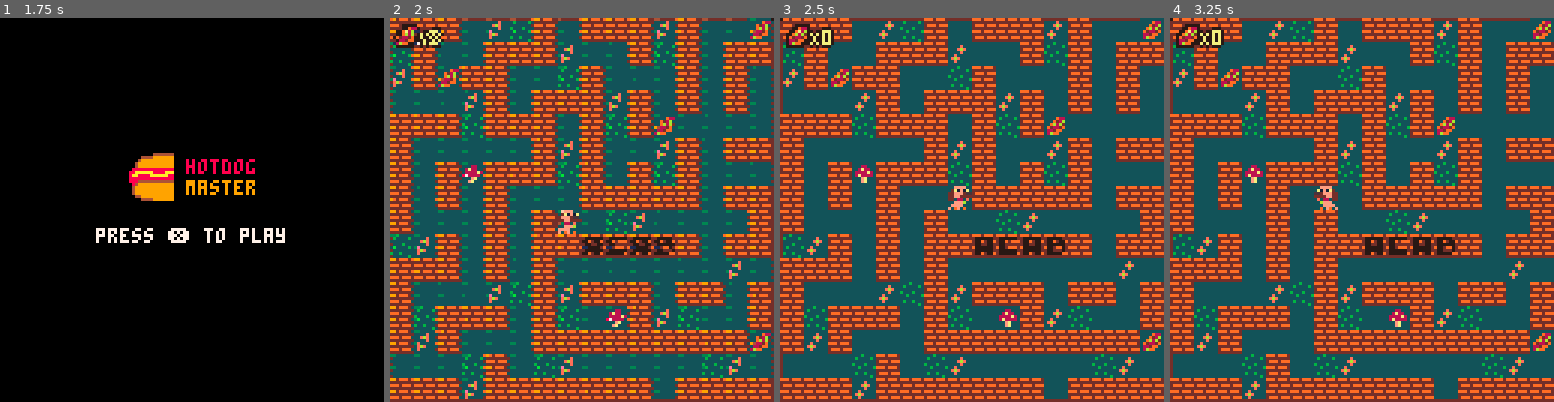
Above: before the commit, frames 1-4 (left to right).
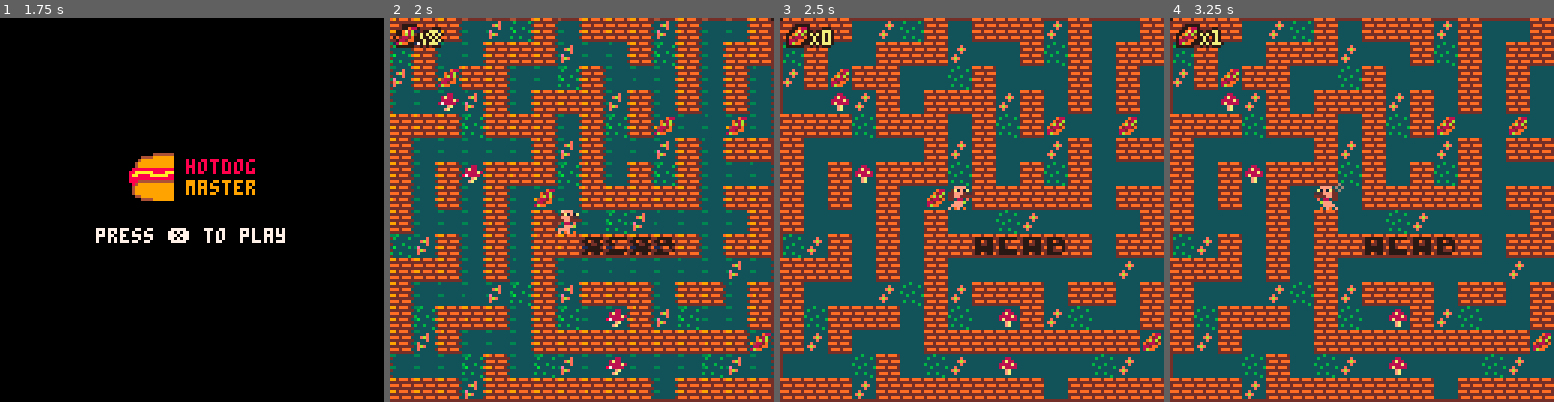
Above: after the commit, the same moments.

Repository: justine-rgl/projet_ada_jeu_pico8
Game: PICO-8 cartridge hotdog2.p8
Same seed, same stepped clock (60 frames per second), same inputs: the game is played once before the commit and once after it.
Inputs:
- Up to frame 1 (1.75 s): tap X (X key) at 0.33, 1.07 s; hold Right from 1.6 s (still down)
- Up to frame 2 (2 s): keep holding Right; tap X (X key) at 1.85 s
- Up to frame 3 (2.5 s): release Right at 2.1 s; hold Up 2.15-2.42 s; hold Right from 2.47 s (still down)
- Up to frame 4 (3.25 s): tap X (X key) at 2.97 s; release Right at 3.03 s; hold Left from 3.08 s (still down)

Frame 1 is identical in both runs. In frame 2, 0.9% of the frame differs, in the area x 12-100%, y 0-93%; in frame 3, 0.9%; in frame 4, 0.9%.

Commit message:
son au debut

Diff:
--- a/hotdog2.p8
+++ b/hotdog2.p8
@@ -8,6 +8,8 @@
 	spawn_trap()
 	init_text()
 	state=3
+	if state==3 then music(19)
+	end
 	alreadyc=false
 	camx=0
 	camy=0
@@ -46,6 +48,7 @@
 
 function draw_game()
 	cls()
+	music(-1)
 	draw_map()
 	draw_player()
 	draw_prouts()
@@ -486,14 +488,14 @@
 33fffa3333bbba333884993333333333333f73330088888888888888888888888888880000087788888888888888888778880000000000000000000000000000
 3ffff3333bbbb33338a9933333333333333f7333088aaaaaa8888aaaaaa8888aaaaaa88000088888888888888888888778888000000000000000000000000000
 f39f3933b39b393333333333333333333333333308aa8888aaaaaa8888aaaaaa8888aa8000888888778888888888888888888800000000000000000000000000
-ccc00000333333333333333300000000000000000888888888888888888888888888888000888888778888888888888888888800000000000000000000000000
-cc00988033aa93333333333300000000000000000888444444444444444444444444888000888888888888887788888888887700000000000000000000000000
-c00978a03a7aa9333ee3ee3300000000000000000084999999999999999999999999480000888888888888887788888888887700000000000000000000000000
-009a8a40a77aaa93e88e88e300000000000000000049999999999999999999999999940000088888888888888888888888888000000000000000000000000000
-09488490aaaaaa93e88888e300000000000000000049999999999999999999999999940000000000000666666666660000000000000000000000000000000000
-088499003aaaa9333e888e3300000000000000000049999999999999999999999999940000000000000666666666660000000000000000000000000000000000
-08a9900c33aa933333e8e33300000000000000000004499999999999999999999994400000000000000777777777770000000000000000000000000000000000
-000000cc33333333333e333300000000000000000000044449999999999999944440000000000000000777777777770000000000000000000000000000000000
+ccc00000333333333333333333333334000000000888888888888888888888888888888000888888778888888888888888888800000000000000000000000000
+cc00988033aa93333333333333333334000000000888444444444444444444444444888000888888888888887788888888887700000000000000000000000000
+c00978a03a7aa9333ee3ee3333333334000000000084999999999999999999999999480000888888888888887788888888887700000000000000000000000000
+009a8a40a77aaa93e88e88e333333334000000000049999999999999999999999999940000088888888888888888888888888000000000000000000000000000
+09488490aaaaaa93e88888e333333334000000000049999999999999999999999999940000000000000666666666660000000000000000000000000000000000
+088499003aaaa9333e888e3333333334000000000049999999999999999999999999940000000000000666666666660000000000000000000000000000000000
+08a9900c33aa933333e8e33333333334000000000004499999999999999999999994400000000000000777777777770000000000000000000000000000000000
+000000cc33333333333e333344444444000000000000044449999999999999944440000000000000000777777777770000000000000000000000000000000000
 00000000000000000000000000000000000000000000000004444444444444400000000000000000000777777777770000000000000000000000000000000000
 00000000000000000000000000000000000000000000000000000000000000000000000000000000000777777777770000000000000000000000000000000000
 00000000000000000000000000000000000000000000000000000000000000000000000000000000000777777777770000000000000000000000000000000000
@@ -634,111 +636,112 @@
 0001000800010101000000000000000000000000002000000000000000000000000002001000000000000000000000000220000000000000000000000000000000000000000000000000000000000000000000000000000000000000000000000000000000000000000000000000000000000000000000000000000000000000
 0000000000000000000000000000000000000000000000000000000000000000000000000000000000000000000000000000000000000000000000000000000000000000000000000000000000000000000000000000000000000000000000000000000000000000000000000000000000000000000000000000000000000000
 __map__
-01010109110e0109010101110109090303030303030303030303010103030303000000000000000000000000000000000000000000000000000000000000000000000000000000000000000000000000000000000000000000000000000000000000000000000000000000000000000000000000000000000000000000000000
-1001030301010102030301040103010103030301010303030303030101010103000000000000000000000000000000000000000000000000000000000000000000000000000000000000000000000000000000000000000000000000000000000000000000000000000000000000000000000000000000000000000000000000
-1401030101030304010303030103010303030303010101010303030303010303000000000000000000000000000000000000000000000000000000000000000000000000000000000000000000000000000000000000000000000000000000000000000000000000000000000000000000000000000000000000000000000000
-0d03030201030101010201030103010303030303030303030303030303010303000000000000000000000000000000000000000000000000000000000000000000000000000000000000000000000000000000000000000000000000000000000000000000000000000000000000000000000000000000000000000000000000
-0101010401010103010401030303030303030303030303030303030303010303000000000000000000000000000000000000000000000000000000000000000000000000000000000000000000000000000000000000000000000000000000000000000000000000000000000000000000000000000000000000000000000000
-0103030303030102010303020103010103030101030303030303010103030303000000000000000000000000000000000000000000000000000000000000000000000000000000000000000000000000000000000000000000000000000000000000000000000000000000000000000000000000000000000000000000000000
-0103010301010104010301040103030303030301010103030303030103030303000000000000000000000000000000000000000000000000000000000000000000000000000000000000000000000000000000000000000000000000000000000000000000000000000000000000000000000000000000000000000000000000
-0103010301030303010101010103010103030303030303030303030103010101000000000000000000000000000000000000000000000000000000000000000000000000000000000000000000000000000000000000000000000000000000000000000000000000000000000000000000000000000000000000000000000000
-0103030301030103030402030303030103010101010101010303030103030301000000000000000000000000000000000000000000000000000000000000000000000000000000000000000000000000000000000000000000000000000000000000000000000000000000000000000000000000000000000000000000000000
-1002010301030101050605070103010103010303030303030303030101010301000000000000000000000000000000000000000000000000000000000000000000000000000000000000000000000000000000000000000000000000000000000000000000000000000000000000000000000000000000000000000000000000
-0101010301030103030303030303020303010303030303030303030303030301000000000000000000000000000000000000000000000000000000000000000000000000000000000000000000000000000000000000000000000000000000000000000000000000000000000000000000000000000000000000000000000000
-0103030302040102010101030101030103030301010101030303030303030301000000000000000000000000000000000000000000000000000000000000000000000000000000000000000000000000000000000000000000000000000000000000000000000000000000000000000000000000000000000000000000000000
-0104010101030104030301020403030103030301030303030301010101010103000000000000000000000000000000000000000000000000000000000000000000000000000000000000000000000000000000000000000000000000000000000000000000000000000000000000000000000000000000000000000000000000
-0102010303030101010101010101010303030301030303030303030303030103000000000000000000000000000000000000000000000000000000000000000000000000000000000000000000000000000000000000000000000000000000000000000000000000000000000000000000000000000000000000000000000000
-0d03030401030402030303030304020303030301030301010303030303030303000000000000000000000000000000000000000000000000000000000000000000000000000000000000000000000000000000000000000000000000000000000000000000000000000000000000000000000000000000000000000000000000
-01010113010101010101010c0101010101010101030303010101010101030303000000000000000000000000000000000000000000000000000000000000000000000000000000000000000000000000000000000000000000000000000000000000000000000000000000000000000000000000000000000000000000000000
-…(92 lines of a section not shown)…
+01010109110e0109010101110109090101010101010909010901010109090901000000000000000000000000000000000000000000000000000000000000000000000000000000000000000000000000000000000000000000000000000000000000000000000000000000000000000000000000000000000000000000000000
+1001030301010102030301040103010103010303030403030301030303010301000000000000000000000000000000000000000000000000000000000000000000000000000000000000000000000000000000000000000000000000000000000000000000000000000000000000000000000000000000000000000000000000
+1401030101030304010303030103010303010201010301010401010103010301000000000000000000000000000000000000000000000000000000000000000000000000000000000000000000000000000000000000000000000000000000000000000000000000000000000000000000000000000000000000000000000000
+0d03030201030101010201030103010302010303030301030303030304030301000000000000000000000000000000000000000000000000000000000000000000000000000000000000000000000000000000000000000000000000000000000000000000000000000000000000000000000000000000000000000000000000
+0101010401010103010401030303030301030301010101030101010301010101000000000000000000000000000000000000000000000000000000000000000000000000000000000000000000000000000000000000000000000000000000000000000000000000000000000000000000000000000000000000000000000000
+010303030303010201030302010301010303030103030203010201030303030b000000000000000000000000000000000000000000000000000000000000000000000000000000000000000000000000000000000000000000000000000000000000000000000000000000000000000000000000000000000000000000000000
+010301030101010401030104010303030301010103010101010301010101010b000000000000000000000000000000000000000000000000000000000000000000000000000000000000000000000000000000000000000000000000000000000000000000000000000000000000000000000000000000000000000000000000
+010301030103030301010101010301010401030303010303030301030304030b000000000000000000000000000000000000000000000000000000000000000000000000000000000000000000000000000000000000000000000000000000000000000000000000000000000000000000000000000000000000000000000000
+0103030301030103030402030303030103010301010101010103010101030101000000000000000000000000000000000000000000000000000000000000000000000000000000000000000000000000000000000000000000000000000000000000000000000000000000000000000000000000000000000000000000000000
+1002010301030101050605070103010103010203030303030302010303030312000000000000000000000000000000000000000000000000000000000000000000000000000000000000000000000000000000000000000000000000000000000000000000000000000000000000000000000000000000000000000000000000
+010101030103010303030303030302030301030101010301030101030101010b000000000000000000000000000000000000000000000000000000000000000000000000000000000000000000000000000000000000000000000000000000000000000000000000000000000000000000000000000000000000000000000000
+010303030204010201010103010103010303040303010301030103030102010b000000000000000000000000000000000000000000000000000000000000000000000000000000000000000000000000000000000000000000000000000000000000000000000000000000000000000000000000000000000000000000000000
+010401010103010403030102040303010301030103010101020103030303010f000000000000000000000000000000000000000000000000000000000000000000000000000000000000000000000000000000000000000000000000000000000000000000000000000000000000000000000000000000000000000000000000
+010201030303010101010101010101030301030103040303030101010301010b000000000000000000000000000000000000000000000000000000000000000000000000000000000000000000000000000000000000000000000000000000000000000000000000000000000000000000000000000000000000000000000000
+0d0303040103040203030303030402030303030103010101030304030303040b000000000000000000000000000000000000000000000000000000000000000000000000000000000000000000000000000000000000000000000000000000000000000000000000000000000000000000000000000000000000000000000000
+01010113010101010101010c01010101010101010c0c130101010101010c1333000000000000000000000000000000000000000000000000000000000000000000000000000000000000000000000000000000000000000000000000000000000000000000000000000000000000000000000000000000000000000000000000
+…(93 lines of a section not shown)…
Not shown, changed: the music (__music__) section of hotdog2.p8
Not shown, changed: the sound effects (__sfx__) section of hotdog2.p8
